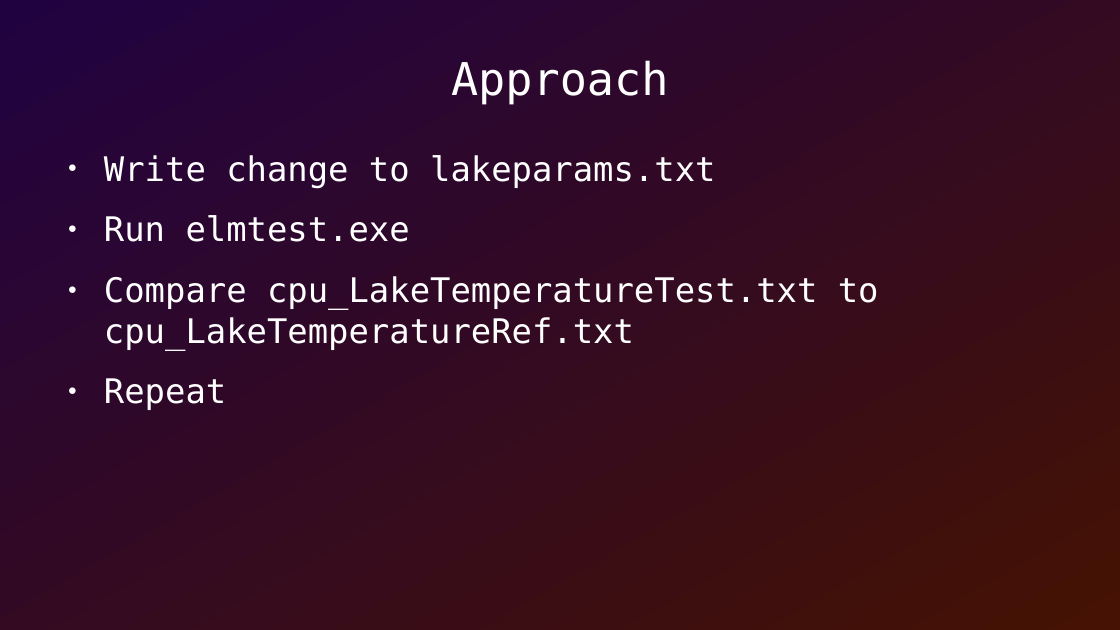
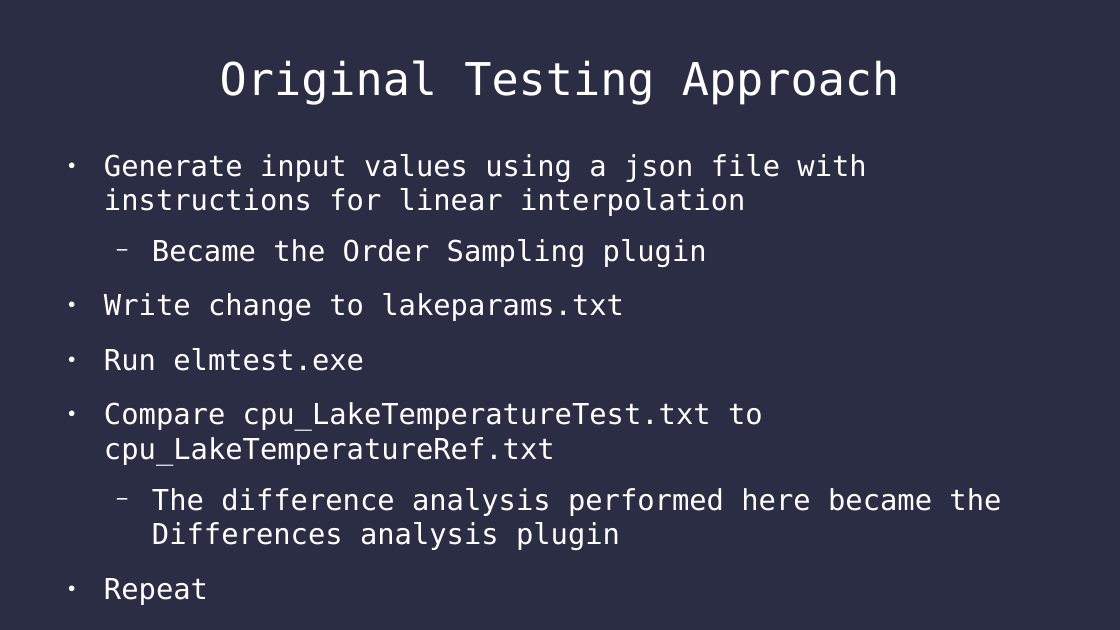
Before and after one commit to SamAllen06/lake_temp_work, a slide deck: slide 9 of documentation/lake_temperature.odp (slide 7 before the commit). Drawn at 1120x630 pixels with LibreOffice and Linux fonts; fonts in the diff are those of the drawing. Boxes give left, top, right and bottom in pixels: in the first picture for what was removed or moved away, otherwise in the second. Text is boxed around its words. In the diff, an @@ line names an element or a change of style, - is before the commit and + after.

Commit message:
Update powerpoint for v2

```diff
--- a/documentation/lake_temperature.odp
+++ b/documentation/lake_temperature.odp
@@ background gradient #210241 to #451203 to #2A2D43 @@
@@ title at (220, 60, 899, 105): text changed @@
-Approach
+Original Testing Approach
@@ text at (104, 154, 866, 267): paragraphs added @@
+● Generate input values using a json file with instructions for linear interpolation
+  − Became the Order Sampling plugin
@@ text at (104, 293, 763, 465): size 24 to 20.4 pt in "Write change to lakeparams.txt", "Run elmtest.exe", "Compare cpu_LakeTemperatureTest.txt to cpu_LakeTemperatureRe ...", "Repeat" @@
@@ text at (152, 488, 1001, 515): paragraph added @@
+  − The difference analysis performed here became the Differences analysis plugin
```
Also in this commit, not shown: 11 other slides changed, 12 slides added, 6 slides removed, 1 other file.
